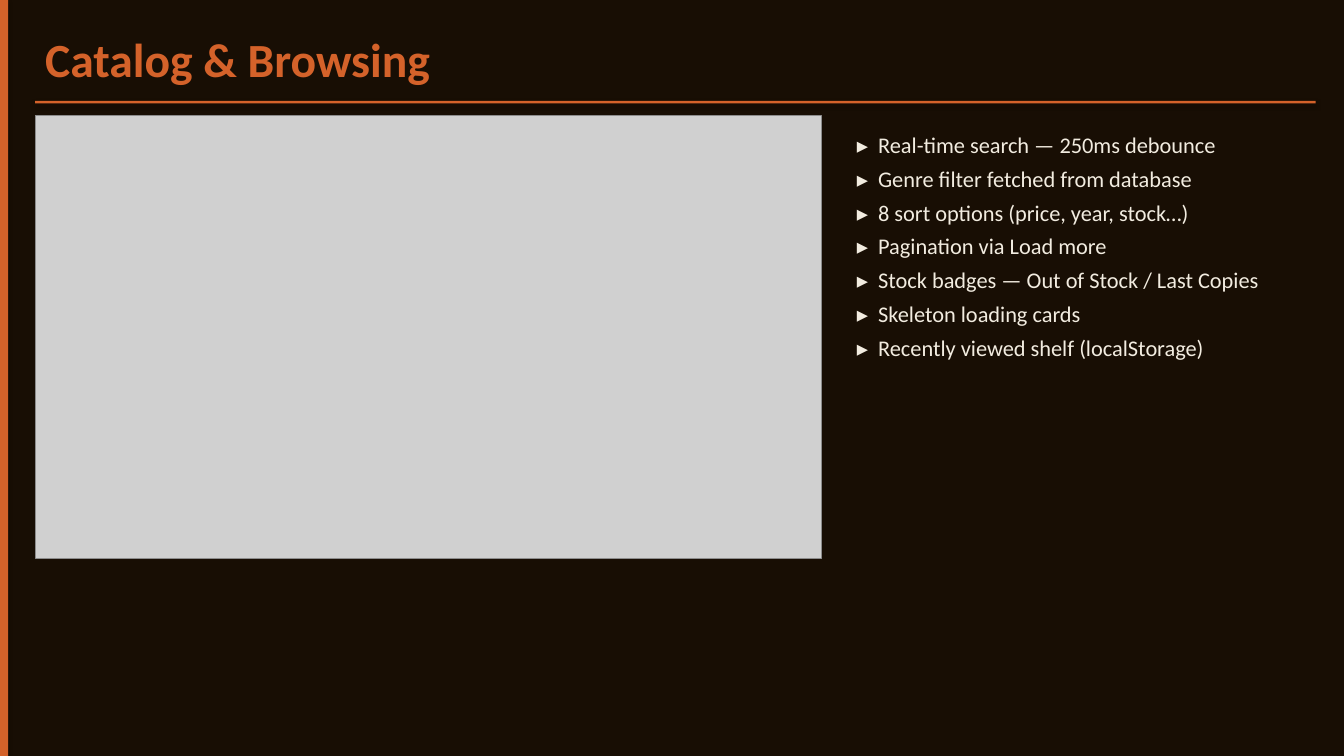
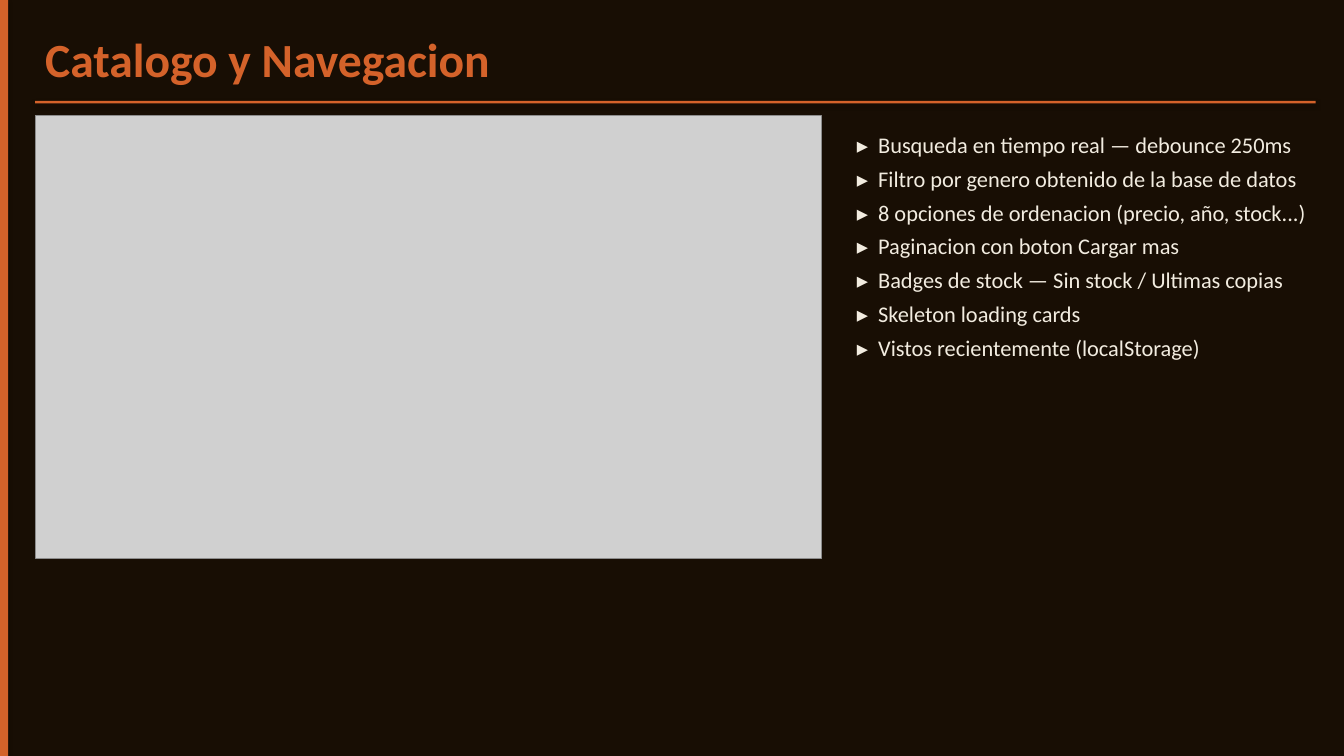
Before and after one commit to Castor909/projecte-intermodular, a slide deck: slide 5 of docs/VinylEth_Presentation.pptx. Drawn at 1344x756 pixels with LibreOffice and Linux fonts; fonts in the diff are those of the drawing; grey boxes stand for pictures. Boxes give left, top, right and bottom in pixels: in the first picture for what was removed or moved away, otherwise in the second. Text is boxed around its words. In the diff, an @@ line names an element or a change of style, - is before the commit and + after.

Commit message:
fix: update presentation text to Spanish for final project report

```diff
--- a/docs/VinylEth_Presentation.pptx
+++ b/docs/VinylEth_Presentation.pptx
@@ text at (x1=45, y1=43, x2=490, y2=85): text changed @@
-Catalog & Browsing
+Catalogo y Navegacion
@@ text at (x1=878, y1=137, x2=1306, y2=292): text changed @@
-▸ Real-time search — 250ms debounce
-▸ Genre filter fetched from database
-▸ 8 sort options (price, year, stock…)
-▸ Pagination via Load more
-▸ Stock badges — Out of Stock / Last Copies
+▸ Busqueda en tiempo real — debounce 250ms
+▸ Filtro por genero obtenido de la base de datos
+▸ 8 opciones de ordenacion (precio, año, stock...)
+▸ Paginacion con boton Cargar mas
+▸ Badges de stock — Sin stock / Ultimas copias
@@ text at (x1=878, y1=340, x2=1199, y2=360): text changed @@
-▸ Recently viewed shelf (localStorage)
+▸ Vistos recientemente (localStorage)
```
Also in this commit, not shown: 9 other slides changed, 2 slides added, 2 slides removed, 1 other file.
